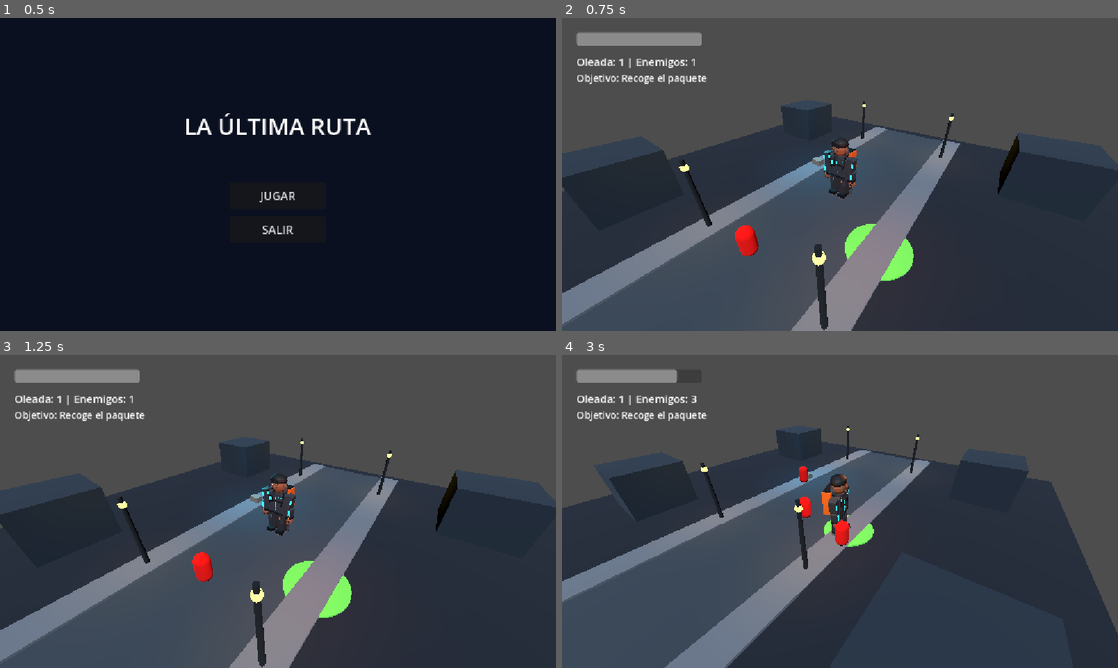
Above: before the commit, frames 1-4 (two rows, left to right).
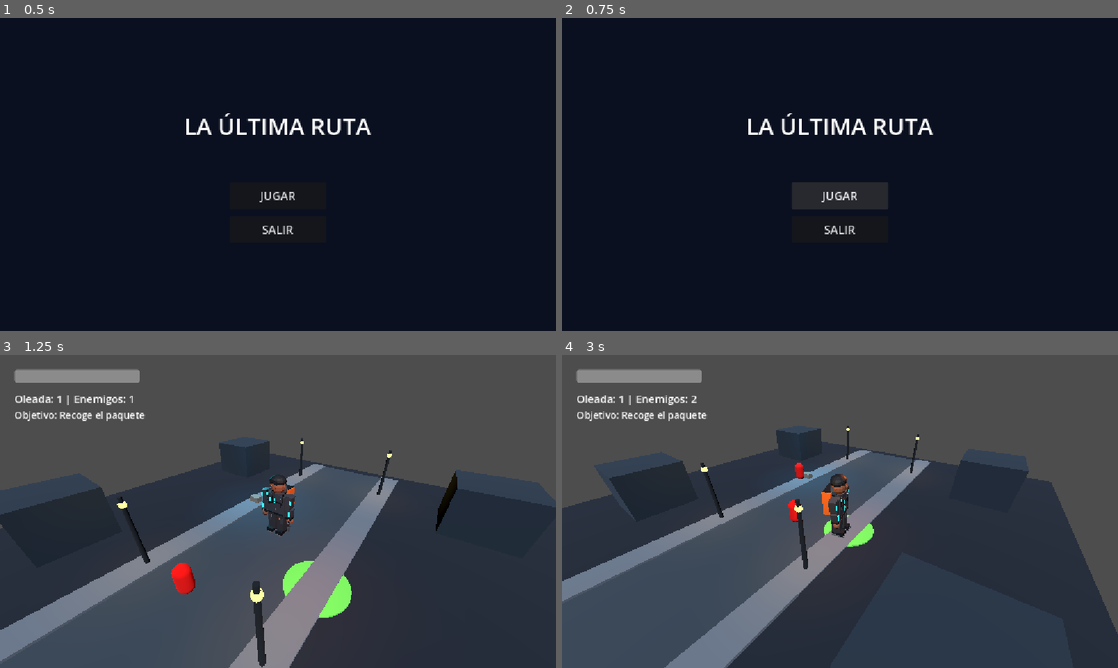
Above: after the commit, the same moments.

Repository: luismedinadl/la-ultima-ruta
Game: Godot game, scene res://scenes/ui/main_menu.tscn
The game is run twice, just before and just after one commit, with the same random seed, the same clock (stepped at 60 frames per second) and the same inputs. Sound files missing from this copy of the repository are replaced by a short silence.
Inputs:
- Up to frame 1 (0.5 s): no input
- Up to frame 2 (0.75 s): click "JUGAR" at 0.5 s
- Up to frame 3 (1.25 s): no input
- Up to frame 4 (3 s): hold D (move_right) 1.28-2.03 s; tap Space (attack) at 1.35, 2.85 s; hold S (move_back) 2.03-2.78 s; tap R at 2.1 s; hold D (move_right) from 2.78 s (still down)

Frame 1 is identical in both runs. In frame 2, 97% of the frame differs, in the area x 0-100%, y 0-100%; in frame 3, 0.8%; in frame 4, 0.7%.

Commit message:
Sonido de botones

Diff:
--- a/scenes/ui/main_menu.gd
+++ b/scenes/ui/main_menu.gd
@@ -1,10 +1,14 @@
 extends Control
+
+@onready var button_sound: AudioStreamPlayer = $ButtonSound
 
 func _ready() -> void:
 	$PlayButton.pressed.connect(_on_play_button_pressed)
 	$QuitButton.pressed.connect(_on_quit_button_pressed)
 
 func _on_play_button_pressed() -> void:
+	button_sound.play()
+	await button_sound.finished
 	get_tree().change_scene_to_file("res://scenes/levels/level_01.tscn")
 
 func _on_quit_button_pressed() -> void:
--- a/scenes/ui/main_menu.tscn
+++ b/scenes/ui/main_menu.tscn
@@ -1,6 +1,7 @@
 [gd_scene format=3 uid="uid://dspbpfric1whr"]
 
 [ext_resource type="Script" uid="uid://6octvtehtxm3" path="res://scenes/ui/main_menu.gd" id="1_sl1te"]
+[ext_resource type="AudioStream" uid="uid://ci6mmdikrx1tg" path="res://assets/audio/ui/click_001.ogg" id="2_fe2o3"]
 
 [node name="MainMenu" type="Control" unique_id=1853615813]
 layout_mode = 3
@@ -44,3 +45,6 @@
 offset_bottom = 466.0
 theme_override_font_sizes/font_size = 24
 text = "SALIR"
+
+[node name="ButtonSound" type="AudioStreamPlayer" parent="." unique_id=1289617665]
+stream = ExtResource("2_fe2o3")
Not shown, added: assets/audio/ui/click_001.ogg
